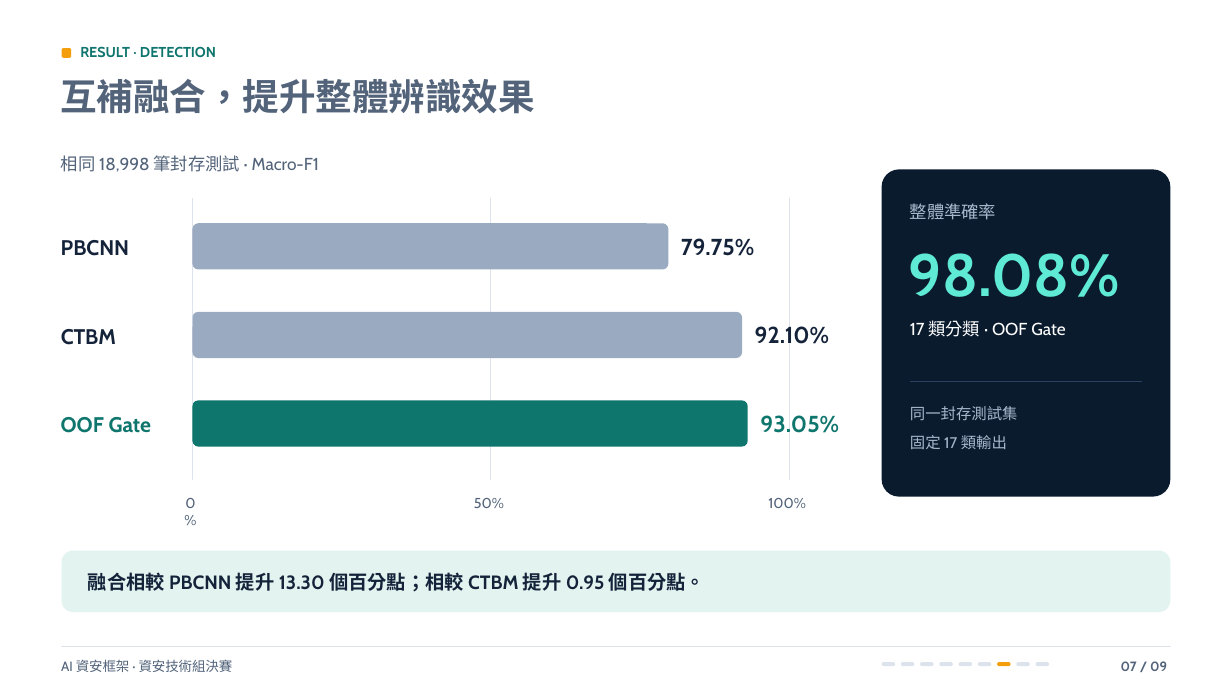
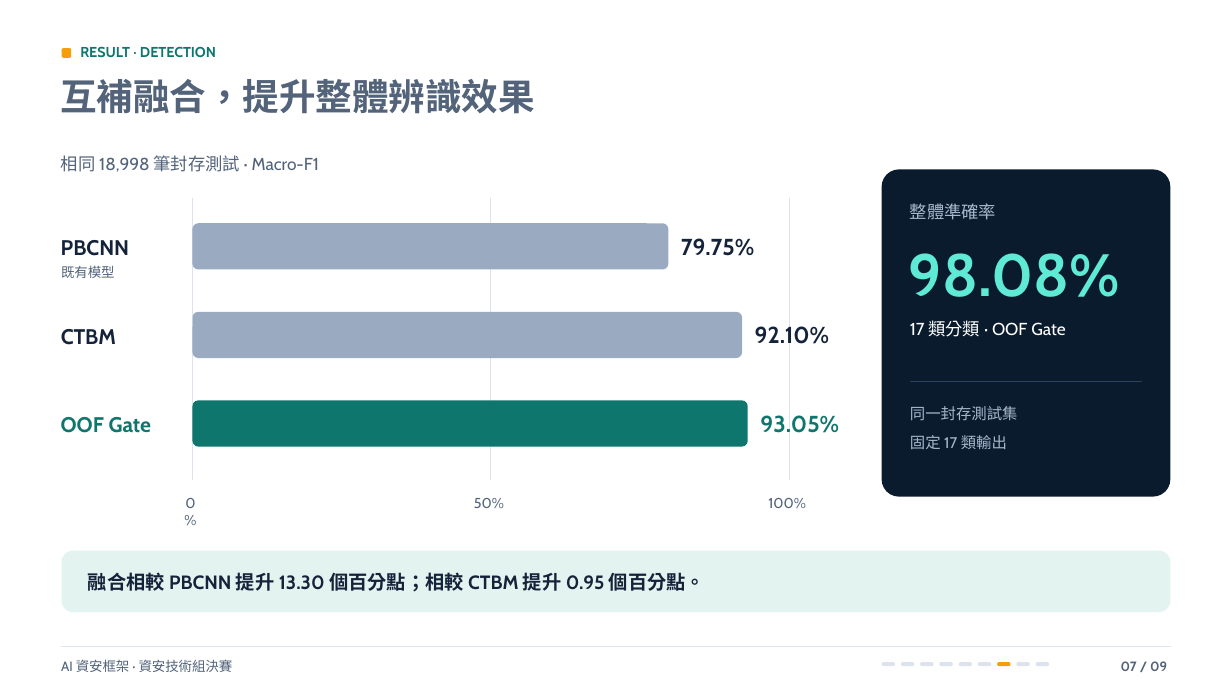
Before and after one commit to Lily09-project/innoserve-competition, a slide deck: slide 7 of deliverables/決賽簡報_AI資安框架.pptx. Drawn at 1232x693 pixels with LibreOffice and Linux fonts; fonts in the diff are those of the drawing. Boxes give left, top, right and bottom in pixels: in the first picture for what was removed or moved away, otherwise in the second. Text is boxed around its words. In the diff, an @@ line names an element or a change of style, - is before the commit and + after.

```diff
--- a/deliverables/決賽簡報_AI資安框架.pptx
+++ b/deliverables/決賽簡報_AI資安框架.pptx
@@ text added at [61, 265, 115, 278], 10.5 pt, text #52637A @@
+既有模型
```
Also in this commit, not shown: 3 other slides changed, 19 other files.
